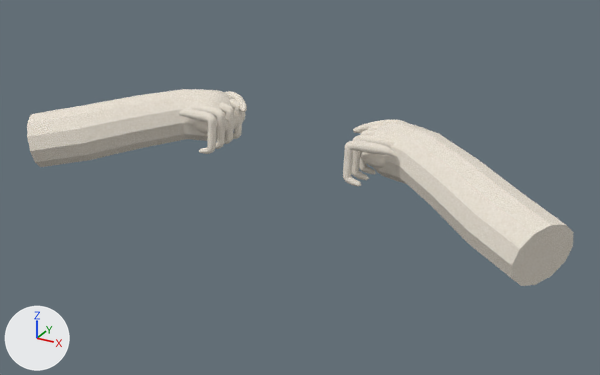
One commit to the glTF model game/assets/models/photoworlds/book-hands-v1.glb: the scene before it, then after it.
Camera for both pictures: a 50 mm camera at (0.607, -1.164, 0.46) aimed at (0.038, -0.129, -0.058). The lights are fixed; the arrows at lower left show +X, +Y and +Z. The picture after the commit comes second.

In view in the first picture: 'CuffBand.L', 'CuffBand.R', 'GloveFinger1.L', 'GloveFinger1.R', 'GloveFinger2.L', 'GloveFinger2.R', 'GloveFinger3.L', 'GloveFinger3.R', 'GloveFinger4.L', 'GloveFinger4.R', 'GlovePalm.L', 'GlovePalm.R', 'GloveThumb.L', 'GloveThumb.R', 'Sleeve.L', 'Sleeve.R'.
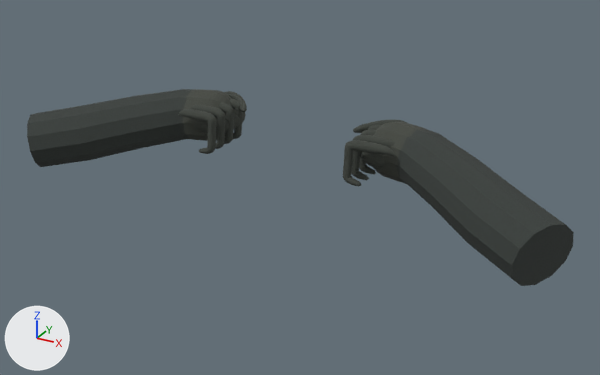
Commit message: fix: retain authored book and glove material colors

Where the change shows, as pixel boxes [x1, y1, x2, y2] in the pictures (600 x 375 px):
'Sleeve.R', recoloured (white to grey): [396, 129, 574, 286] in both
'Sleeve.L', recoloured (white to black): [27, 89, 196, 167] in both
'CuffBand.R', recoloured (white to grey): [373, 122, 425, 183] in both
'CuffBand.L', recoloured (white to grey): [183, 89, 232, 141] in both
'GloveFinger1.R', recoloured (white to grey): [343, 140, 397, 186] in both
'GloveFinger1.L', recoloured (white to grey): [178, 109, 216, 154] in both
'GloveFinger2.R', recoloured (white to grey): [352, 135, 395, 180] in both
'GloveFinger2.L', recoloured (white to grey): [191, 105, 225, 149] in both
'GloveFinger3.L', recoloured (grey to black): [219, 103, 234, 144] in both
'GlovePalm.L', recoloured (grey to black): [194, 112, 246, 134] in both
'GlovePalm.R', recoloured (grey to black): [360, 152, 386, 168] in both
'GloveFinger4.L', recoloured (grey to black): [229, 98, 242, 139] in both
'GloveThumb.R', recoloured (white to grey): [353, 120, 407, 133] in both
'GloveFinger3.R', recoloured (white to black): [359, 130, 376, 174] in both
'GloveThumb.L', recoloured (white to grey): [224, 91, 247, 112] in both
'GloveFinger4.R', recoloured: [368, 125, 381, 167] in both

What changed in the scene script:
```text
Change mat_wintercuffcloth:
    add n3 = _N.new('ShaderNodeMix'); n3.name = 'Mix'
    add n3.data_type = 'RGBA'
    add n3.blend_type = 'MULTIPLY'
    add n3.inputs[0].default_value = 1.0  # 'Factor'
    add n3.inputs[7].default_value = (0.0685, 0.0823, 0.0762, 1.0)  # 'B', dark grey #4a514e
    where n2 = _N.new('ShaderNodeTexImage'); n2.name = 'Image Texture'
    where n0 = _N.new('ShaderNodeBsdfPrincipled'); n0.name = 'Principled BSDF'
    remove _L.new(n2.outputs[0], n0.inputs[0])  # 'Color' to 'Base Color'
    add _L.new(n3.outputs[2], n0.inputs[0])  # 'Result' to 'Base Color'
    add _L.new(n2.outputs[0], n3.inputs[6])  # 'Color' to 'A'
Change mat_winterglovecloth:
    add n3 = _N.new('ShaderNodeMix'); n3.name = 'Mix'
    add n3.data_type = 'RGBA'
    add n3.blend_type = 'MULTIPLY'
    add n3.inputs[0].default_value = 1.0  # 'Factor'
    add n3.inputs[7].default_value = (0.0595, 0.0742, 0.0704, 1.0)  # 'B', dark grey #454d4b
    where n2 = _N.new('ShaderNodeTexImage'); n2.name = 'Image Texture'
    where n0 = _N.new('ShaderNodeBsdfPrincipled'); n0.name = 'Principled BSDF'
    remove _L.new(n2.outputs[0], n0.inputs[0])  # 'Color' to 'Base Color'
    add _L.new(n3.outputs[2], n0.inputs[0])  # 'Result' to 'Base Color'
    add _L.new(n2.outputs[0], n3.inputs[6])  # 'Color' to 'A'
Change mat_wintersleevecloth:
    add n3 = _N.new('ShaderNodeMix'); n3.name = 'Mix'
    add n3.data_type = 'RGBA'
    add n3.blend_type = 'MULTIPLY'
    add n3.inputs[0].default_value = 1.0  # 'Factor'
    add n3.inputs[7].default_value = (0.0452, 0.0595, 0.0612, 1.0)  # 'B', dark grey #3c4546
    where n2 = _N.new('ShaderNodeTexImage'); n2.name = 'Image Texture'
    where n0 = _N.new('ShaderNodeBsdfPrincipled'); n0.name = 'Principled BSDF'
    remove _L.new(n2.outputs[0], n0.inputs[0])  # 'Color' to 'Base Color'
    add _L.new(n3.outputs[2], n0.inputs[0])  # 'Result' to 'Base Color'
    add _L.new(n2.outputs[0], n3.inputs[6])  # 'Color' to 'A'
```
